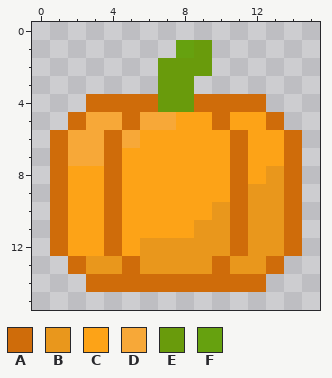
Two versions of one pixel-art sprite, static/images/crops/pumpkin.png. The first picture shows the starting point.
The file is 16x16 pixels. Pixels under 10% opacity are left out. Colours within 5 levels of each other are drawn and written as one.
Palette (. is transparent): A #cf6c0a  B #e9971c  C #fda317  D #f7a838  E #699b0c  F #66a10efe
Pixels before, first column x 1:
 1 .......FE.....
 2 ......EEE.....
 3 ......EE......
 4 ..AAAAEEAAAA..
 5 .ADDADDCCACCA.
 6 ADDADCCCCCACCA
 7 ADDACCCCCCACCA
 8 ACCACCCCCCACBA
 9 ACCACCCCCCABBA
10 ACCACCCCCBABBA
11 ACCACCCCBBABBA
12 ACCACBBBBBABBA
13 .ABBABBBBABBA.
14 ..AAAAAAAAAA..
After the commit:
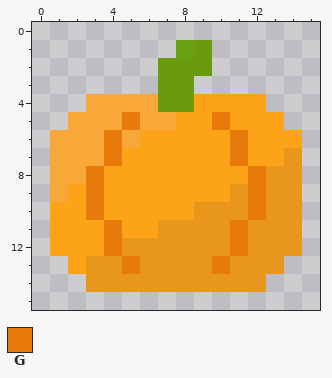
Colours new in this view: G #e8790b
Edits made:
The edit turns colour A into colour B in rows 7 to 8 at x 14; in rows 9 to 10 at x 11 and 14; in rows 11 to 12 at x 14; in row 13 at x 13; in row 14 at x 3 to 12.
The edit turns colour C into colour B in row 10 at x 9; in row 11 at x 7 to 8; in row 12 at x 5.
The edit turns colour A into colour C in row 4 at x 9 to 12; in row 5 at x 13; in row 6 at x 14; in row 8 at x 4 and 11; in row 9 at x 4; in row 10 at x 1 and 4.
The edit turns colour A into colour C in rows 11 to 12 at x 1; in row 13 at x 2.
The edit turns colour A into colour D in row 4 at x 3 to 6; in row 5 at x 2; in rows 6 to 9 at x 1.
The edit turns colour C into colour D in row 8 at x 2.
The edit turns colour A into colour G in row 5 at x 5 and 10; in rows 6 to 7 at x 4 and 11; in rows 11 to 12 at x 4 and 11; in row 13 at x 5 and 10.
The edit turns colour B into colour G in rows 9 to 10 at x 12.
The edit turns colour C into colour G in row 8 at x 3 and 12; in rows 9 to 10 at x 3.
Pixel boxes of the changes (left, top, right, bottom) in both pictures:
changed: (50, 94, 302, 292)
